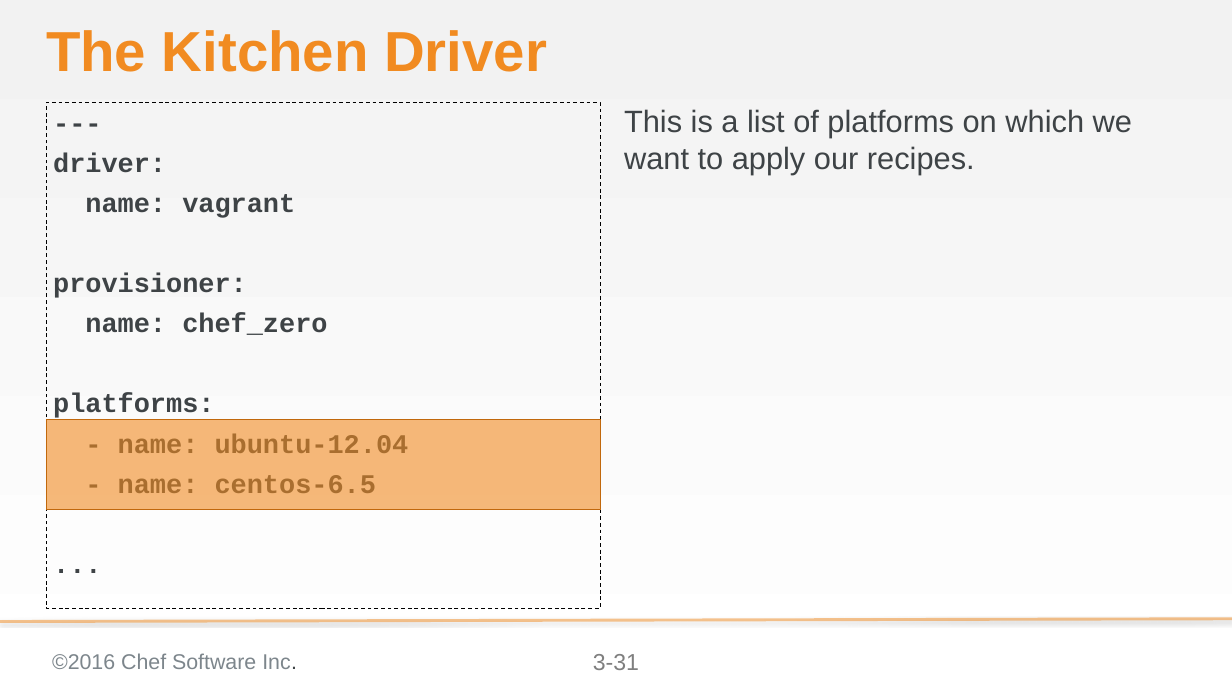
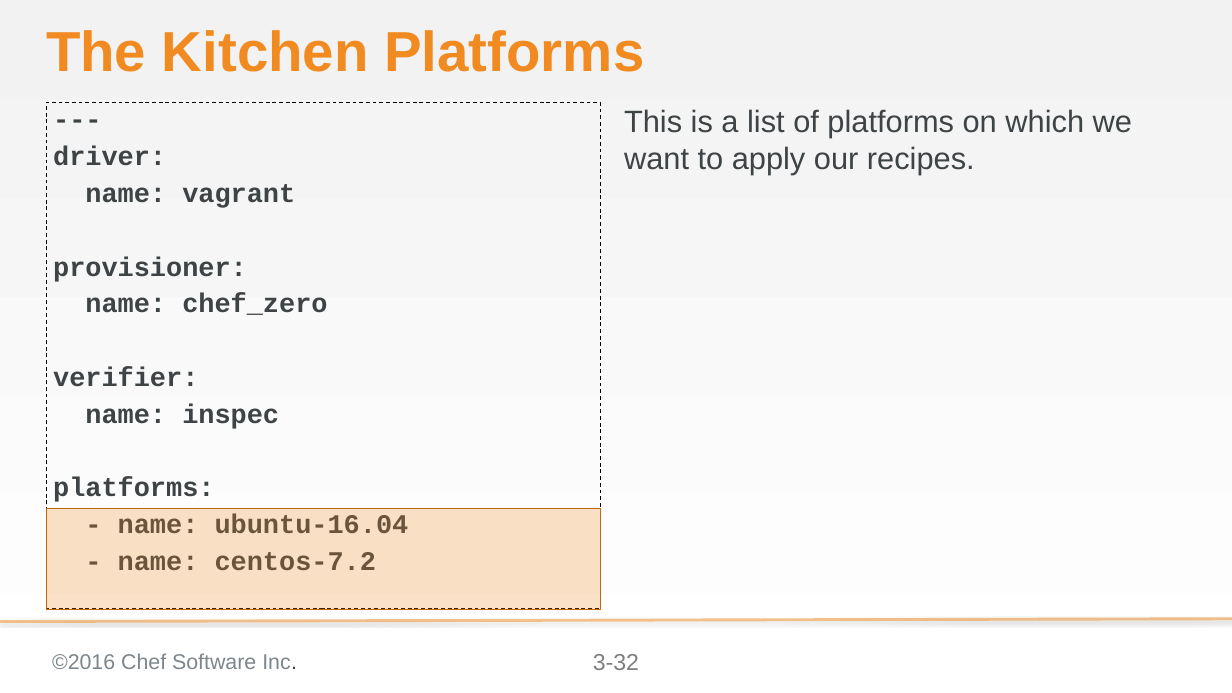
Before and after one commit to chef-training/test_driven_cookbook_development, a slide deck: slide 32 of 03-writing_a_test_first.pptx (slide 31 before the commit). Drawn at 1232x693 pixels with LibreOffice and Linux fonts; fonts in the diff are those of the drawing; background and template pictures are left out. Boxes give left, top, right and bottom in pixels: in the first picture for what was removed or moved away, otherwise in the second. Text is boxed around its words. In the diff, an @@ line names an element or a change of style, - is before the commit and + after.

Commit message:
Updates to Chef DK 0.17.17 and InSpec
* Updated the Chef DK
* Changed the examples to InSpec

```diff
--- a/03-writing_a_test_first.pptx
+++ b/03-writing_a_test_first.pptx
@@ title at (46, 30, 644, 72): text changed @@
-The Kitchen Driver
+The Kitchen Platforms
@@ text at (53, 146, 327, 502): line spacing 1 to 0.9 @@
@@ text at (53, 367, 279, 429): paragraphs added @@
+verifier:
+name: inspec
@@ rectangle: place and size @@
-rectangle at (46, 419, 601, 510)
+rectangle at (46, 508, 601, 609)
@@ rectangle at (46, 508, 601, 609): fill #F18B21 at 60% opacity to #F18B21 at 25% opacity @@
@@ text at (118, 514, 409, 570): text changed @@
-- name: ubuntu-12.04
-- name: centos-6.5
-...
+- name: ubuntu-16.04
+- name: centos-7.2
@@ page number at (593, 654, 639, 670): text changed @@
-3-31
+3-32
```
Also in this commit, not shown: 23 other slides changed, 7 slides added, 8 slides removed, 5 other files.
